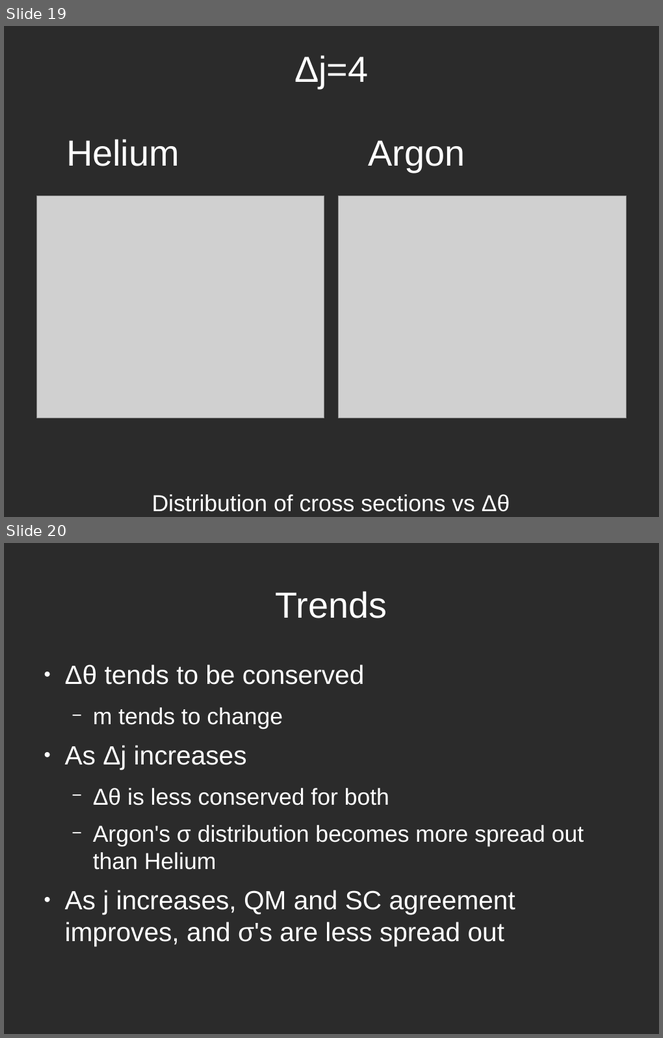
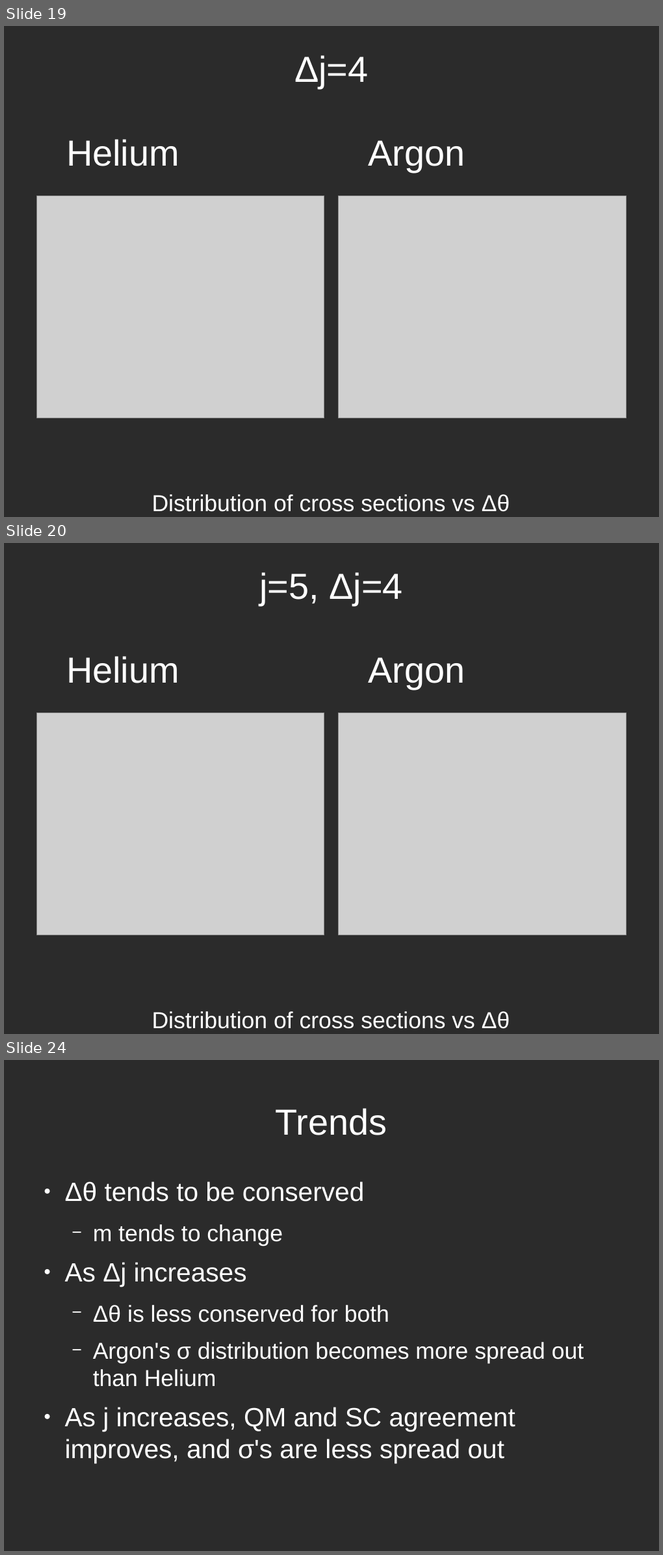
Before and after one commit to atowneND/HeNaK_Collisions, a slide deck: Presentation.odp. Shown one above the other, each under a label of ours: slides 19 and 20 before the commit, slides 19, 20 and 24 after it; the slides between them are not shown. The pictures are 663x1038 and 663x1555 pixels, drawn with LibreOffice and Linux fonts; fonts in the diff are those of the drawing; grey boxes stand for pictures; background and template pictures are left out; a plain dark background stands for a picture behind light text. Boxes give left, top, right and bottom in pixels: in the first picture for what was removed or moved away, otherwise in the second. Text is boxed around its words. In the diff, an @@ line names an element or a change of style, - is before the commit and + after.

```diff
--- a/Presentation.odp
+++ b/Presentation.odp
@@ slide 20 added at <box>4,543,659,1034</box>, background picture (left out) @@
@@ text added at <box>259,572,402,605</box>, 44 pt, text #FFFFFF @@
+j=5, Δj=4
@@ title added at <box>66,656,180,683</box>, 44 pt, text #FFFFFF @@
+Helium
@@ title added at <box>368,657,465,689</box>, 44 pt, text #FFFFFF @@
+Argon
@@ picture added at <box>36,713,324,936</box> @@
@@ picture added at <box>339,713,627,936</box> @@
@@ text added at <box>152,1012,510,1029</box>, 28 pt, text #FFFFFF @@
+Distribution of cross sections vs Δθ
@@ what was slide 20 is now slide 24 @@
```
Also in this commit, not shown: 4 slides changed, 3 other slides added, 10 other files.
